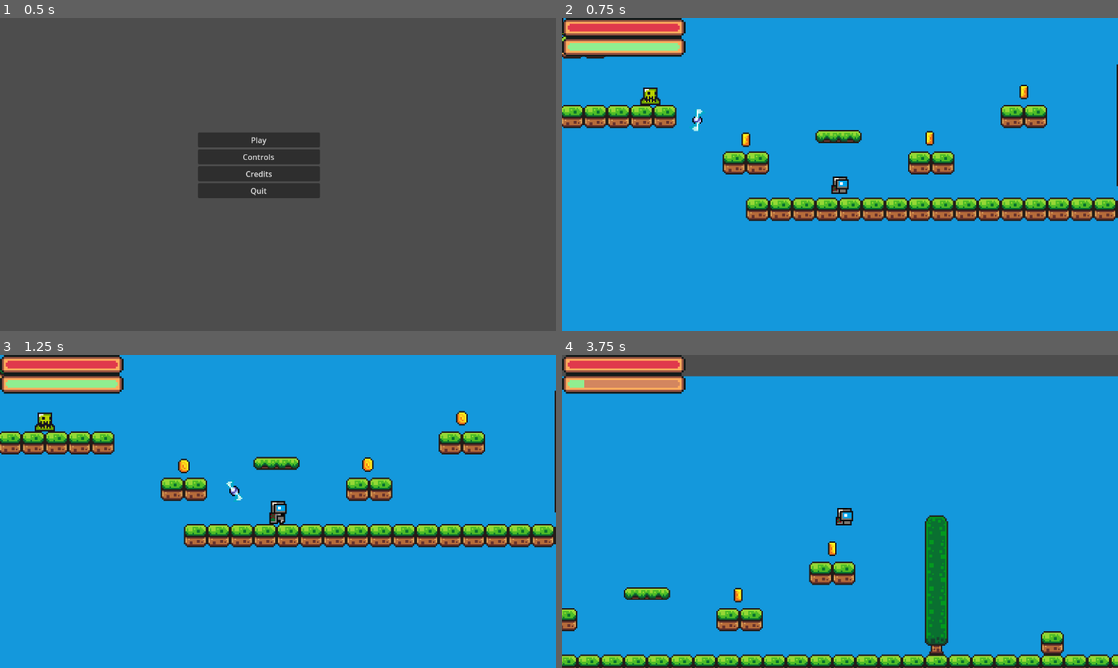
Above: before the commit, frames 1-4 (two rows, left to right).
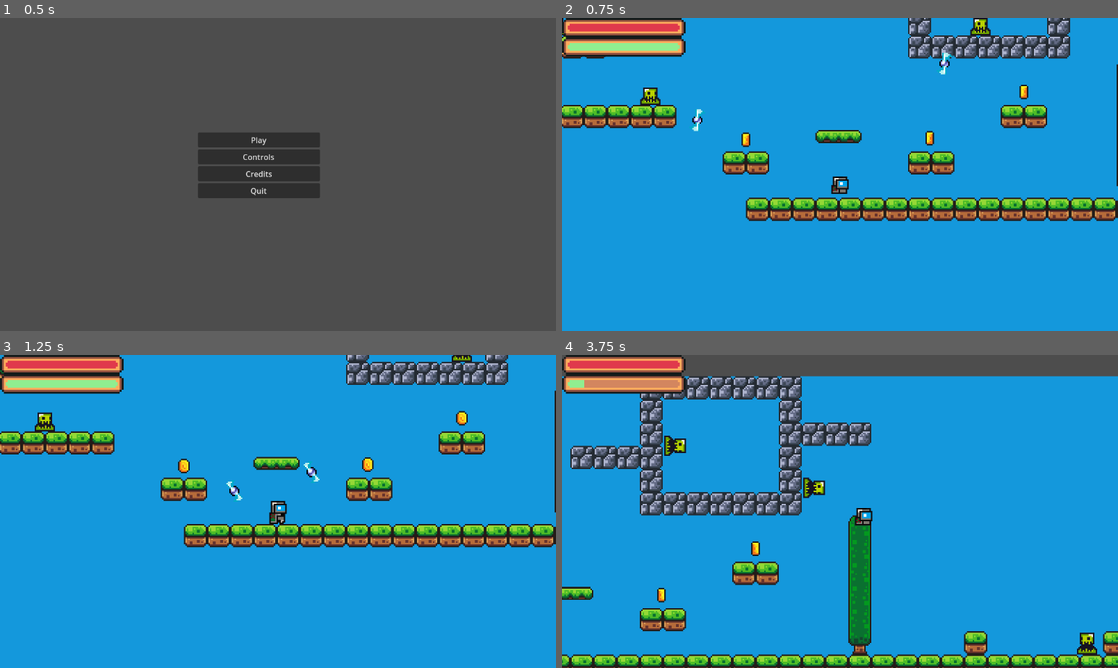
Above: after the commit, the same moments.

Repository: Nikman800/Lab_4_Game
Game: Godot game, scene res://scenes/mainmenu.tscn
The game is run twice, just before and just after one commit, with the same random seed, the same clock (stepped at 60 frames per second) and the same inputs.
Inputs:
- Up to frame 1 (0.5 s): no input
- Up to frame 2 (0.75 s): click "Play" at 0.5 s
- Up to frame 3 (1.25 s): no input
- Up to frame 4 (3.75 s): hold Z (dash) 1.28-2.03 s; hold Right (move_right) 1.28-2.78 s; tap Space (jump) at 1.52, 2.27 s; tap Z (dash) at 2.1, 3.6 s; hold Left (move_left) 2.78-3.53 s; hold Z (dash) 2.78-3.53 s; hold Right (move_right) from 3.53 s (still down)

Frame 1 is identical in both runs. In frame 2, 2.8% of the frame differs, in the area x 62-92%, y 0-18%; in frame 3, 2.4%; in frame 4, 19%, in the area x 0-100%, y 6-100%.

Commit message:
Added kreep that moves right instead of left (kreep2)

Diff:
--- a/scenes/game.tscn
+++ b/scenes/game.tscn
@@ -16,6 +16,7 @@
 [ext_resource type="Texture2D" uid="uid://mjl4fmnf30mn" path="res://assets/healthbar/dashbarProgress.png" id="12_leutx"]
 [ext_resource type="Script" path="res://scripts/Dashbar.gd" id="13_7yexo"]
 [ext_resource type="PackedScene" uid="uid://btltvb8860a06" path="res://scenes/kreep1.tscn" id="14_jrmgh"]
+[ext_resource type="PackedScene" uid="uid://kdu57xbudxj6" path="res://scenes/kreep2.tscn" id="17_txn3s"]
 
 [sub_resource type="TileSetAtlasSource" id="TileSetAtlasSource_fk1l3"]
 texture = ExtResource("2_eqwxu")
@@ -483,7 +484,7 @@
 layer_0/name = "Background"
 layer_0/tile_data = PackedInt32Array(-720910, 0, 11, -655374, 0, 11, -589838, 0, 11, -524302, 0, 11, -458766, 0, 11, -3 …(17358 unchanged characters)…
 layer_1/name = "Mid"
-layer_1/tile_data = PackedInt32Array(65532, 0, 0, 65533, 0,  …(1042 unchanged characters)… 3239, 0, 0, -393240, 0, 0, -393241, 0, 0)
+layer_1/tile_data = PackedInt32Array(65532, 0, 0, 65533, 0,  …(1042 unchanged characters)… 3239, 0, 0, -393240, 0, 0, -393241, 0, 0, -458748, 524288, 0, -458747, 524288, 0, -458746, 524288, 0, -458745, 524288, 0, -458744, 524288, 0, -458743, 524288, 0, -524279, 524288, 0, -589815, 524288, 0, -655350, 524288, 0, -655349, 524288, 0, -655351, 524288, 0, -655348, 524288, 0, -720887, 524288, 0, -786423, 524288, 0, -786424, 524288, 0, -786425, 524288, 0, -786426, 524288, 0, -786427, 524288, 0, -786428, 524288, 0, -786429, 524288, 0, -720893, 524288, 0, -655357, 524288, 0, -589821, 524288, 0, -524285, 524288, 0, -458749, 524288, 0, -589822, 524288, 0, -589823, 524288, 0, -589824, 524288, 0)
 
 [node name="Player" parent="." instance=ExtResource("1_ppmqx")]
 unique_name_in_owner = true
@@ -578,6 +579,12 @@
 [node name="Kreep3" parent="." instance=ExtResource("14_jrmgh")]
 position = Vector2(-183, -192)
 
+[node name="Kreep4" parent="." instance=ExtResource("17_txn3s")]
+position = Vector2(120, -192)
+
+[node name="Kreep5" parent="." instance=ExtResource("17_txn3s")]
+position = Vector2(88, -112)
+
 [connection signal="healthChanged" from="Player" to="CanvasLayer/Node2D/Healthbar" method="_on_player_health_changed"]
 [connection signal="shoot" from="Kreep" to="BulletManager" method="_on_kreep_shoot"]
 [connection signal="shoot" from="Kreep2" to="BulletManager" method="_on_kreep_2_shoot"]
--- /dev/null
+++ b/scenes/kreep2.tscn
@@ -0,0 +1,87 @@
+[gd_scene load_steps=12 format=3 uid="uid://kdu57xbudxj6"]
+
+[ext_resource type="Script" path="res://scripts/kreep2.gd" id="1_msxjb"]
+[ext_resource type="PackedScene" uid="uid://bfre8gl33k8pr" path="res://scenes/bullet.tscn" id="2_ffxdo"]
+[ext_resource type="PackedScene" uid="uid://brnbw331wd8rw" path="res://scenes/hurtzone.tscn" id="3_mp436"]
+[ext_resource type="Texture2D" uid="uid://4l2yddxh6ckw" path="res://assets/sprites/slime_green.png" id="4_ishxg"]
+
+[sub_resource type="RectangleShape2D" id="RectangleShape2D_xrdgp"]
+size = Vector2(10, 15)
+
+[sub_resource type="AtlasTexture" id="AtlasTexture_tjcpr"]
+atlas = ExtResource("4_ishxg")
+region = Rect2(0, 24, 24, 24)
+
+[sub_resource type="AtlasTexture" id="AtlasTexture_knfbv"]
+atlas = ExtResource("4_ishxg")
+region = Rect2(24, 24, 24, 24)
+
+[sub_resource type="AtlasTexture" id="AtlasTexture_e14uq"]
+atlas = ExtResource("4_ishxg")
+region = Rect2(48, 24, 24, 24)
+
+[sub_resource type="AtlasTexture" id="AtlasTexture_grsro"]
+atlas = ExtResource("4_ishxg")
+region = Rect2(72, 24, 24, 24)
+
+[sub_resource type="SpriteFrames" id="SpriteFrames_143u1"]
+animations = [{
+"frames": [{
+"duration": 1.0,
+"texture": SubResource("AtlasTexture_tjcpr")
+}, {
+"duration": 1.0,
+"texture": SubResource("AtlasTexture_knfbv")
+}, {
+"duration": 1.0,
+"texture": SubResource("AtlasTexture_e14uq")
+}, {
+"duration": 1.0,
+"texture": SubResource("AtlasTexture_grsro")
+}],
+"loop": true,
+"name": &"default",
+"speed": 10.0
+}]
+
+[sub_resource type="RectangleShape2D" id="RectangleShape2D_ikcpy"]
+size = Vector2(14, 15)
+
+[node name="Kreep" type="CharacterBody2D"]
+script = ExtResource("1_msxjb")
+bullet_scene = ExtResource("2_ffxdo")
+
+[node name="Hurtzone" parent="." instance=ExtResource("3_mp436")]
+
+[node name="CollisionShape2D" type="CollisionShape2D" parent="Hurtzone"]
+position = Vector2(0, -7.5)
+shape = SubResource("RectangleShape2D_xrdgp")
+
+[node name="AnimatedSprite2D" type="AnimatedSprite2D" parent="."]
+position = Vector2(0, -12)
+sprite_frames = SubResource("SpriteFrames_143u1")
+autoplay = "default"
+frame = 2
+frame_progress = 0.458921
+
+[node name="RayCastRight" type="RayCast2D" parent="."]
+position = Vector2(0, -7)
+target_position = Vector2(8, 0)
+
+[node name="RayCastLeft" type="RayCast2D" parent="."]
+position = Vector2(0, -7)
+target_position = Vector2(-8, 0)
+
+[node name="RayCastDown" type="RayCast2D" parent="."]
+position = Vector2(0, -7)
+target_position = Vector2(0, 8)
+
+[node name="CollisionShape2D" type="CollisionShape2D" parent="."]
+position = Vector2(0, -7.5)
+shape = SubResource("RectangleShape2D_ikcpy")
+
+[node name="Timer" type="Timer" parent="."]
+wait_time = 5.0
+
+[connection signal="shoot" from="." to="." method="_on_shoot"]
+[connection signal="timeout" from="Timer" to="." method="_on_timer_timeout"]
--- /dev/null
+++ b/scripts/kreep2.gd
@@ -0,0 +1,149 @@
+extends CharacterBody2D
+
+@onready var ray_cast_right = $RayCastRight
+@onready var ray_cast_left = $RayCastLeft
+@onready var ray_cast_down = $RayCastDown
+@onready var animated_sprite = $AnimatedSprite2D
+@onready var timer = $Timer
+
+@export var bullet_scene : PackedScene
+
+const SPEED = 60
+
+var x_direction = 1
+var y_direction = 0
+
+var was_hitting_right_wall = false
+var was_on_surface = false
+
+#Health bar variables:
+var max_health = 1
+var current_health = max_health  # Initialize with full health
+
+#shooting variables:
+var player
+var bullet_direction
+var shooting_distance = 200
+var can_shoot = true
+
+#Signals
+signal healthChanged
+signal shoot
+
+func take_damage(amount):
+	current_health -= amount
+	current_health = clamp(current_health, 0, max_health)
+	healthChanged.emit()
+	#emit_signal("healthChanged", current_health)  # Notify about health change
+	print("health is now " + str(current_health))
+
+	if current_health <= 0:
+		# Handle enemy death (e.g., game over, respawn)
+		print("Enemy has died!")  # Replace with your death logic
+		# Get and queue the CollisionShape2D for deletion
+		var collision_shape = get_node("CollisionShape2D")  # Assuming it's a direct child
+		collision_shape.queue_free()
+
+func shoot_at_player(pos, dir):
+	print("Shooting at player")
+
+	var bullet = bullet_scene.instantiate()
+	get_tree().root.add_child(bullet)
+	bullet.global_position = pos
+	bullet.direction = dir.normalized()
+	bullet.add_to_group("bullets")
+
+	#var bullet = bullet_scene.instantiate()
+	#add_child(bullet)
+	#bullet.position = pos
+	#bullet.direction = dir.normalized()
+	#bullet.add_to_group("bullets")
+
+	#shoot.emit(position, dir)
+	can_shoot = false
+
+
+func _ready():
+	healthChanged.emit()
+	was_hitting_right_wall = ray_cast_right.is_colliding()
+	was_on_surface = ray_cast_down.is_colliding()
+	player = get_node("../Player")
+
+func _physics_process(delta):
+	# Check for collisions and handle rotations
+	if !ray_cast_down.is_colliding() and was_on_surface: # Not touching a surface
+		#print("Rotating anticlockwise")
+		if x_direction == 1 and y_direction == 0:
+			#self.rotation_degrees = -90
+			rotate(deg_to_rad(90))  # Rotate 90 degrees clockwise
+			x_direction = 0
+			y_direction = 1
+		elif x_direction == 0 and y_direction == 1:
+			#self.rotation_degrees = -90
+			rotate(deg_to_rad(90))  # Rotate 90 degrees clockwise
+			x_direction = -1
+			y_direction = 0
+		elif x_direction == -1 and y_direction == 0:
+			rotate(deg_to_rad(90))  # Rotate 90 degrees clockwise
+			x_direction = 0
+			y_direction = -1
+		elif x_direction == 0 and y_direction == -1:
+			#self.rotation_degrees = -90
+			rotate(deg_to_rad(90))  # Rotate 90 degrees clockwise
+			x_direction = 1
+			y_direction = 0
+	elif ray_cast_right.is_colliding() and not was_hitting_right_wall:  # Hitting right wall
+		if x_direction == 1 and y_direction == 0:
+			rotate(deg_to_rad(-90))
+			x_direction = 0
+			y_direction = -1
+			position.x += 3
+		elif x_direction == 0 and y_direction == -1:
+			rotate(deg_to_rad(-90))  # Rotate 90 degrees anticlockwise
+			x_direction = -1
+			y_direction = 0
+			position.y -= 3
+		elif x_direction == -1 and y_direction == 0:
+			rotate(deg_to_rad(-90))  # Rotate 90 degrees anticlockwise
+			x_direction = 0
+			y_direction = 1
+			position.x -= 3
+		elif x_direction == 0 and y_direction == 1:
+			rotate(deg_to_rad(-90))  # Rotate 90 degrees anticlockwise
+			x_direction = 1
+			y_direction = 0
+			position.y += 3
+
+
+	# Set the velocity based on direction
+	velocity.x = SPEED * x_direction
+	velocity.y = SPEED * y_direction
+
+	# Move the enemy
+	move_and_slide()
+
+	#Implement Shooting logic
+	#print(player.position)
+	#print(position.distance_to(player.position))
+	if position.distance_to(player.position) <= shooting_distance and can_shoot:
+		bullet_direction = (player.position - position).normalized()
+		timer.start()
+		#can_shoot = false
+		shoot_at_player(self.position, bullet_direction)
+
+	# Store the previous state to detect changes
+	was_hitting_right_wall = ray_cast_right.is_colliding()
+	was_on_surface = ray_cast_down.is_colliding()  # Use raycast for surface detection
+	#print("Colliding is " + str(was_on_surface))
+
+
+func _on_timer_timeout():
+	can_shoot = true
+
+
+#func _on_shoot(pos, dir):
+	#var bullet = bullet_scene.instantiate()
+	#add_child(bullet)
+	#bullet.position = pos
+	#bullet.direction = dir.normalized()
+	#bullet.add_to_group("bullets")
Not shown: 1 places in scenes/game.tscn that only renumber resources
